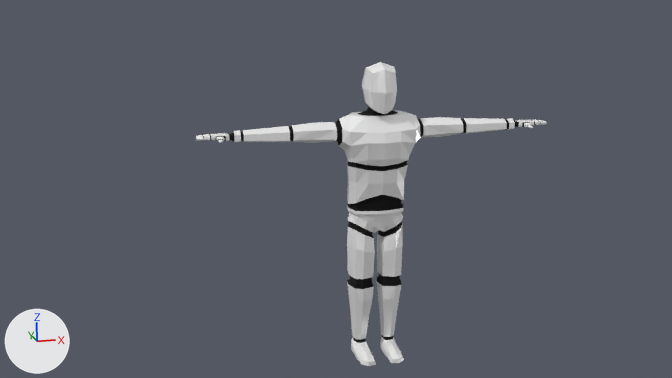
Two versions of the Blender file BlenderModels/characters/dummy.blend, one commit apart.
Rendered twice from the file's camera 'Camera'. Every picture has the same lights, and +X, +Y and +Z are marked at lower left.

Script lines for the objects in view, before the commit:
```python
me_cube_001 = bpy.data.meshes.new('Cube.001')
me_cube_001.from_pydata(...)  # 2147 vertices, 2168 faces, 1 loose edge; spans x -6.19..6.22, y -1.17..0.82, z -6.64..3.9
# faces by material slot: [1083, 1085]
me_cube_001.materials.append(mat_material)  # black #000000
me_cube_001.materials.append(mat_armourwhite)  # white #ffffff
ob_cube_001 = bpy.data.objects.new('Cube.001', me_cube_001)
ob_cube_001.location = (0.115, 0.0, 1.304)
ob_cube_001.scale = (0.191, 0.191, 0.191)
```
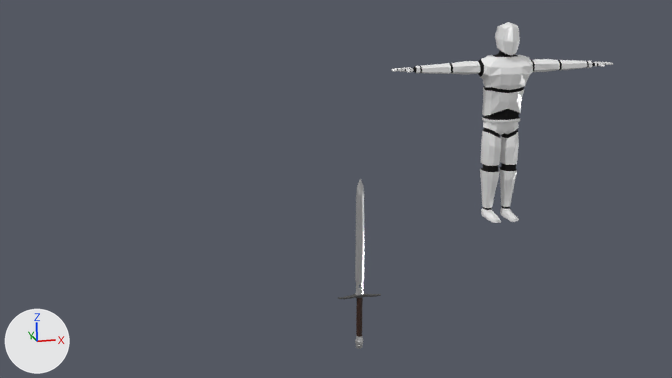
Where the change shows, as pixel boxes (x1, y1, x2, y2) in the pictures (672 x 378 px):
```json
{"object": "Cube.001", "change": "moved", "before": [196, 62, 547, 366], "after": [392, 22, 613, 223]}
{"object": "Cube", "change": "added", "after": [338, 179, 381, 349], "faces in mat_material_002 (white #e7e7e7)": [355, 179, 364, 349], "faces in mat_material_003 (brown #351b0e)": [356, 297, 363, 337], "faces in mat_material_004 (grey #727272)": [338, 293, 381, 299]}
```

Scene script edits in JSON lines:
```json
{"op": "add", "block": "mat_material_002", "code": ["mat_material_002 = principled_material('Material.002')", "mat_material_002.base_color = (0.8, 0.8, 0.8)  # white #e7e7e7", "mat_material_002.metallic = 1.0", "mat_material_002.roughness = 0.282"]}
{"op": "add", "block": "mat_material_003", "code": ["mat_material_003 = principled_material('Material.003')", "mat_material_003.base_color = (0.0352, 0.0113, 0.00453)  # brown #351c0e", "mat_material_003.roughness = 0.642"]}
{"op": "add", "block": "mat_material_004", "code": ["mat_material_004 = principled_material('Material.004')", "mat_material_004.base_color = (0.168, 0.168, 0.168)  # grey #727272", "mat_material_004.metallic = 1.0", "mat_material_004.roughness = 0.283"]}
{"op": "add", "block": "me_cube", "code": ["me_cube = bpy.data.meshes.new('Cube')", "me_cube.from_pydata(...)  # 228 vertices, 228 faces; spans x -0.151..0.151, y -0.033..0.036, z -0.291..0.915", "# faces by material slot: [160, 8, 60]", "me_cube.materials.append(mat_material_002)  # white #e7e7e7", "me_cube.materials.append(mat_material_003)  # brown #351c0e", "me_cube.materials.append(mat_material_004)  # grey #727272"]}
{"op": "set", "path": "ob_cube_001.location", "old": "(0.115, 0.0, 1.304)", "new": "(2.294, 2.954, 1.304)"}
{"op": "add", "block": "ob_cube", "code": ["ob_cube = bpy.data.objects.new('Cube', me_cube)", "ob_cube.location = (0.0, 0.0, 0.369)"]}
```
